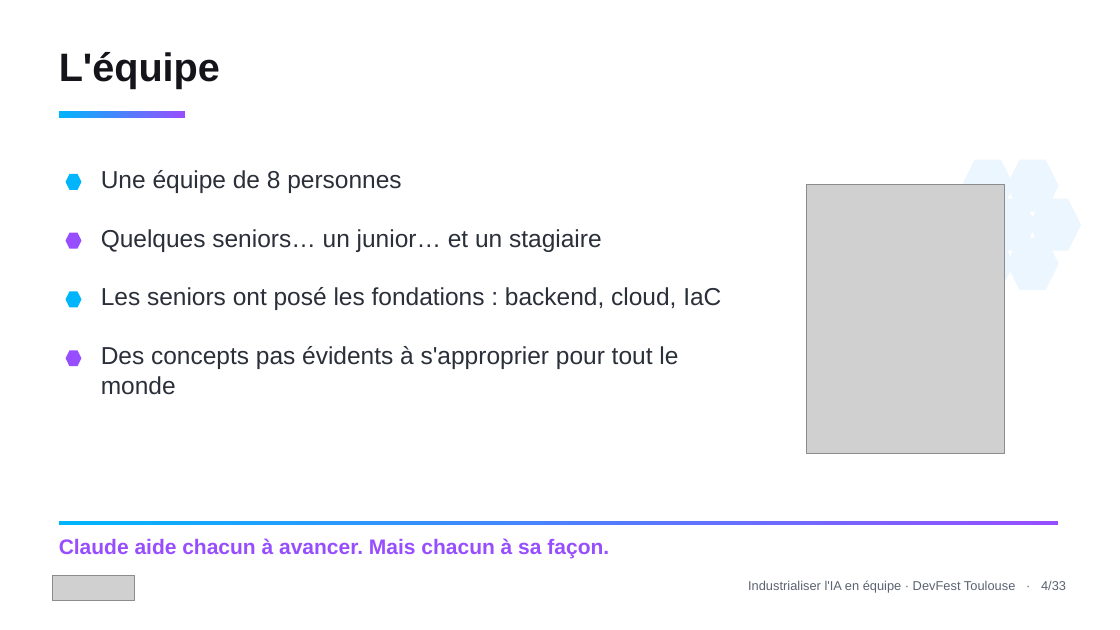
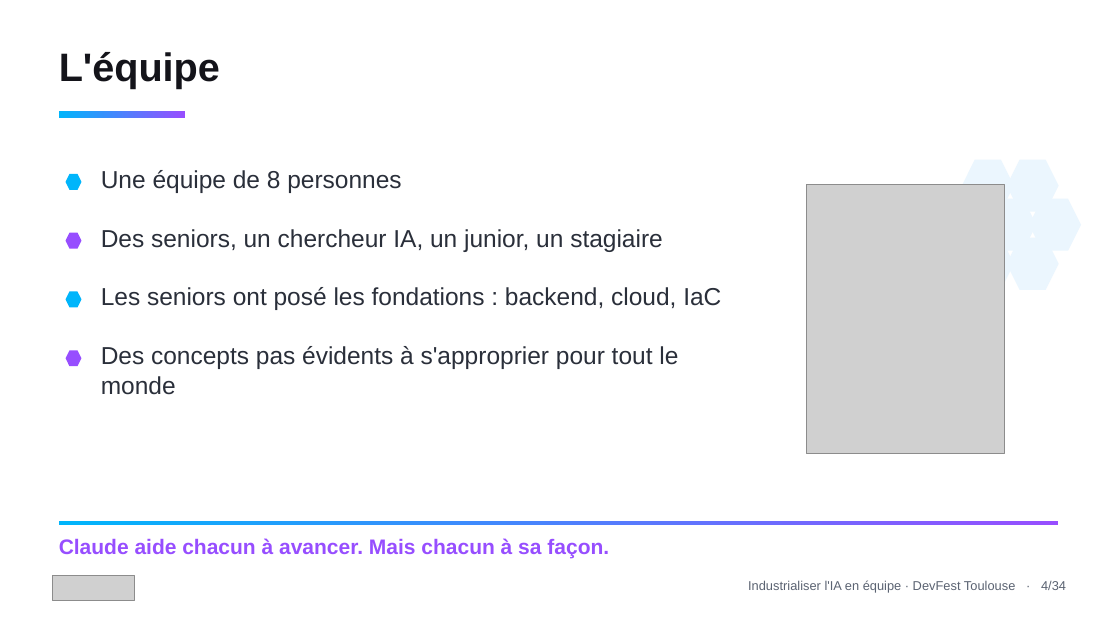
Before and after one commit to tosun-si/claude-skills-team-industrialisation, a slide deck: slide 5 of talks/slides/talk_devfest_skills.pptx. Drawn at 1120x630 pixels with LibreOffice and Linux fonts; fonts in the diff are those of the drawing; grey boxes stand for pictures. Boxes give left, top, right and bottom in pixels: in the first picture for what was removed or moved away, otherwise in the second. Text is boxed around its words. In the diff, an @@ line names an element or a change of style, - is before the commit and + after.

```diff
--- a/talks/slides/talk_devfest_skills.pptx
+++ b/talks/slides/talk_devfest_skills.pptx
@@ text at (101,229,663,252): text changed @@
-Quelques seniors… un junior… et un stagiaire
+Des seniors, un chercheur IA, un junior, un stagiaire
@@ text at (748,580,1066,593): text changed @@
-Industrialiser l'IA en équipe · DevFest Toulouse · 4/33
+Industrialiser l'IA en équipe · DevFest Toulouse · 4/34
```
Also in this commit, not shown: 32 other slides changed, 1 slide added, 4 other files.
